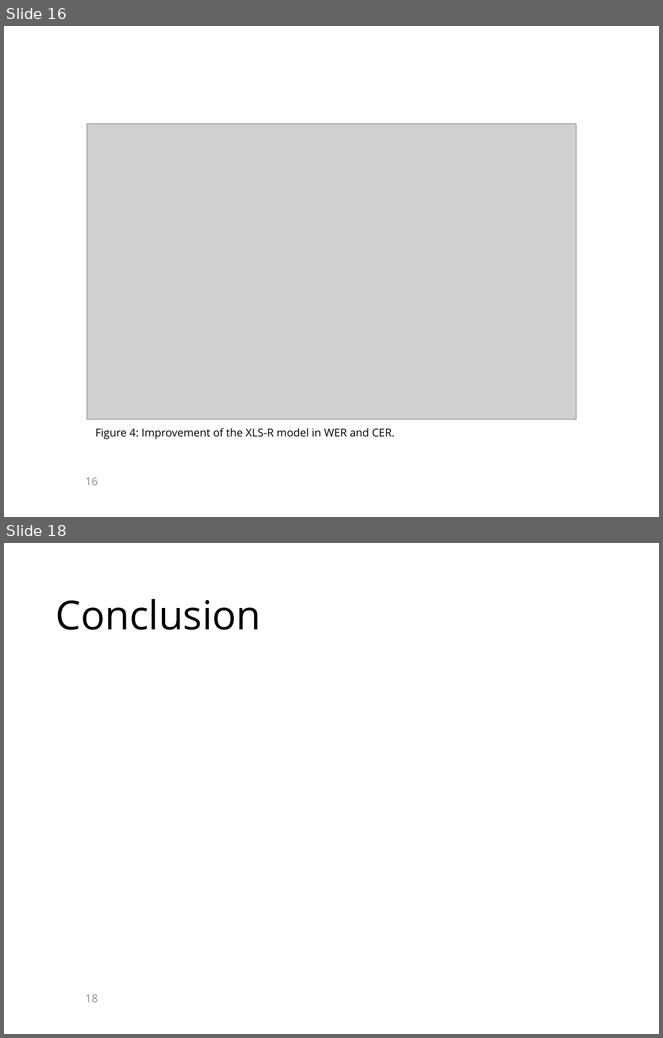
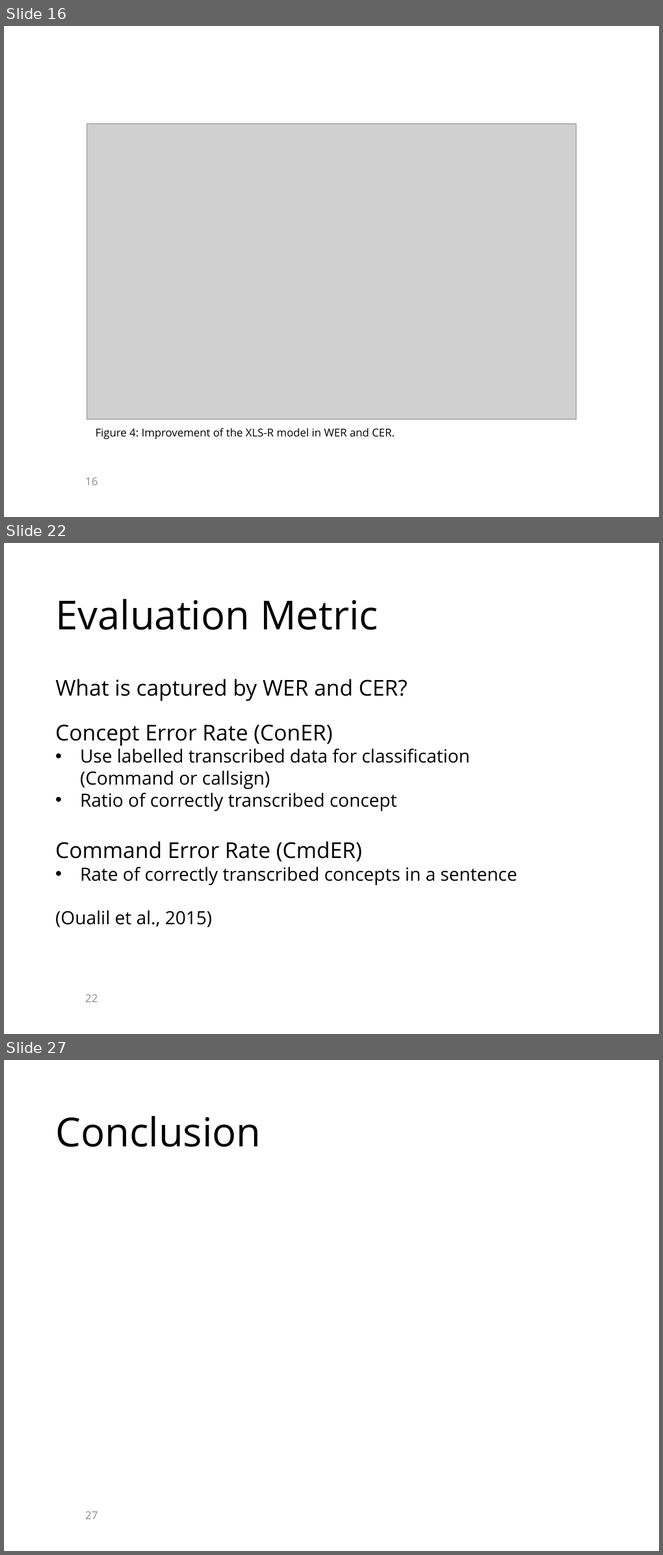
Before and after one commit to KaranChand/ATC, a slide deck: Thesis presentation ATC.pptx. Shown one above the other, each under a label of ours: slides 16 and 18 before the commit, slides 16, 22 and 27 after it; the slides between them are not shown. The pictures are 663x1038 and 663x1555 pixels, drawn with LibreOffice and Linux fonts; fonts in the diff are those of the drawing; grey boxes stand for pictures; background and template pictures are left out. Boxes give left, top, right and bottom in pixels: in the first picture for what was removed or moved away, otherwise in the second. Text is boxed around its words. In the diff, an @@ line names an element or a change of style, - is before the commit and + after.

```diff
--- a/Thesis presentation ATC.pptx
+++ b/Thesis presentation ATC.pptx
@@ slide 22 added at box(4, 543, 659, 1034), background picture (left out) @@
@@ title added at box(55, 599, 378, 630), 44 pt, text #000000 @@
+Evaluation Metric
@@ text added at box(55, 679, 408, 701), 24 pt, text #000000 @@
+What is captured by WER and CER?
@@ text added at box(55, 724, 518, 928), 20 pt, text #000000 @@
+Concept Error Rate (ConER)
+• Use labelled transcribed data for classification (Command or callsign)
+• Ratio of correctly transcribed concept
+Command Error Rate (CmdER)
+• Rate of correctly transcribed concepts in a sentence
+(Oualil et al., 2015)
@@ page number added at box(85, 995, 98, 1003), 12 pt, text #8C8C8C @@
+22
@@ what was slide 18 is now slide 27 @@
@@ page number at box(85, 1512, 98, 1520): text changed @@
-18
+27
```
Also in this commit, not shown: 2 slides changed, 9 other slides added, 1 slide removed.
